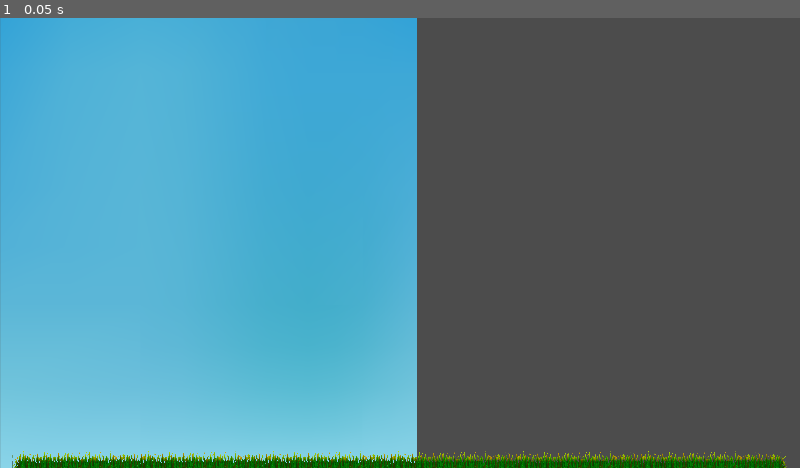
Above: before the commit, frame 1.
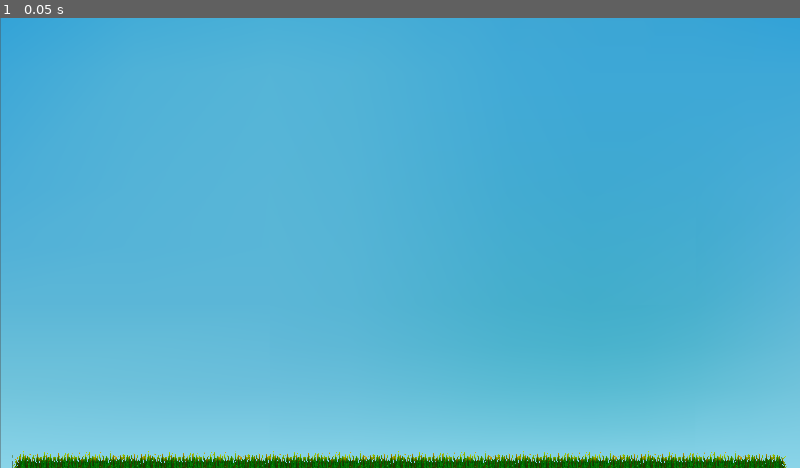
Above: after the commit, the same moment.

Repository: Drauthius/flat-builder
Game: Godot game, scene res://Game.tscn
The game is run twice, just before and just after one commit, with the same random seed, the same clock (stepped at 60 frames per second) and the same inputs.
Inputs:
- Up to frame 1 (0.05 s): no input

The runs differ from the first frame. In frame 1, 47% of the frame differs, in the area x 0-100%, y 0-100%.

Commit message:
Small background issue

Diff:
--- a/Game.tscn
+++ b/Game.tscn
@@ -14,7 +14,7 @@
 anchor_right = 0.0
 anchor_bottom = 0.0
 margin_top = -920.0
-margin_right = 1930.0
+margin_right = 1920.0
 margin_bottom = 1080.0
 rect_pivot_offset = Vector2( 0, 0 )
 rect_clip_content = false
@@ -23,6 +23,7 @@
 size_flags_horizontal = 1
 size_flags_vertical = 1
 texture = ExtResource( 1 )
+expand = true
 _sections_unfolded = [ "Anchor", "Grow Direction", "Margin", "Rect", "Size Flags" ]
 
 [node name="GrassTiles" type="TextureRect" parent="." index="1"]
